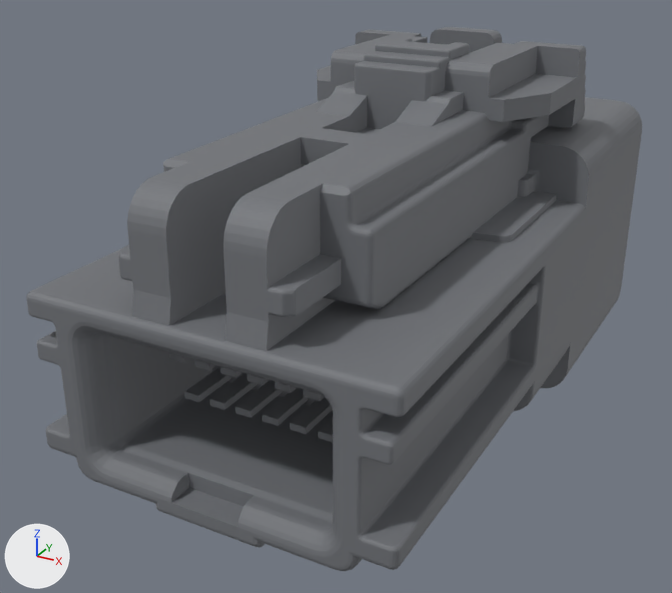
The glTF model eval-lab/public/assets/emotiv/connectors/WH-EZ4-05/model.glb: old version first, new version second.
Before and after are seen from a 50 mm lens placed at (18.5, -43.4, 15.9), pointed at (-3.3, -3.8, -3.9). The axes (+X, +Y, +Z) are drawn at lower left. The lights are the same throughout. The older version comes first.

In view in the first picture: 'geometry_0'.
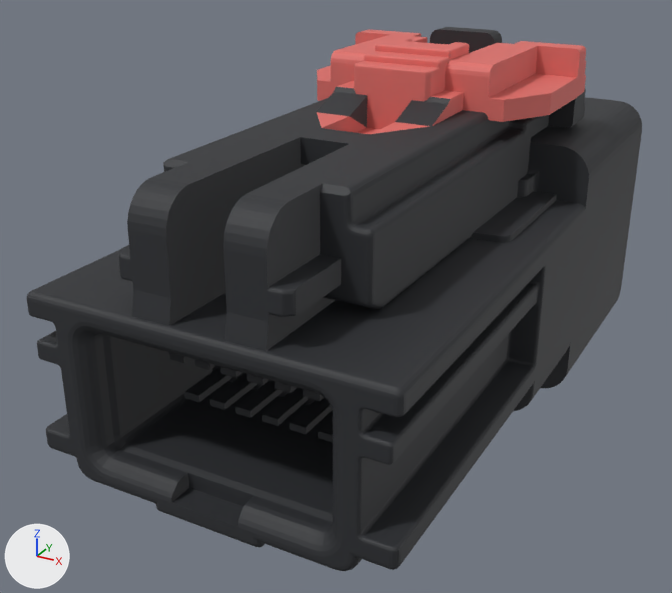
Location of each change, (x1, y1, x2, y2) in pixels of the pictures (672 x 593 px; the box of a moved part takes in the faces that stretch with it):
'geometry_0', recoloured (darker)
    both: (26, 27, 642, 571)
part 1 of me_geometry_0, moved or reshaped
    before: (27, 38, 586, 569)
    after: (30, 38, 586, 569)

What changed in the scene script:
```text
Change mat_material_0:
    where n0 = _N.new('ShaderNodeBsdfPrincipled'); n0.name = 'Principled BSDF'
    remove n0.inputs[0].default_value = (0.169, 0.176, 0.192, 1.0)  # 'Base Color', grey #727479
    add n2 = _N.new('ShaderNodeVertexColor'); n2.name = 'Color Attribute'
    add _L.new(n2.outputs[0], n0.inputs[0])  # 'Color' to 'Base Color'
Change me_geometry_0:
    used by ob_geometry_0; location = (0.0, 0.0, 0.0)
    remove me_geometry_0.from_pydata(...)  # 5417 vertices, 9819 faces; spans x -8.1..8.1, y -20.3..20.3, z -9.1..9.1
    add me_geometry_0.from_pydata(...)  # 5370 vertices, 9792 faces; spans x -8.1..8.1, y -20.3..20.3, z -9.1..9.1
    me_geometry_0 part 1: 310 vertices moved within x -8.1..8.1, y -20.2..6.2, z -6.7..9.1; 39 vertices removed from x -8.0..7.9, y -20.2..6.2, z -6.7..8.6
    other edits to the shape of me_geometry_0 do not show in these pictures
```
